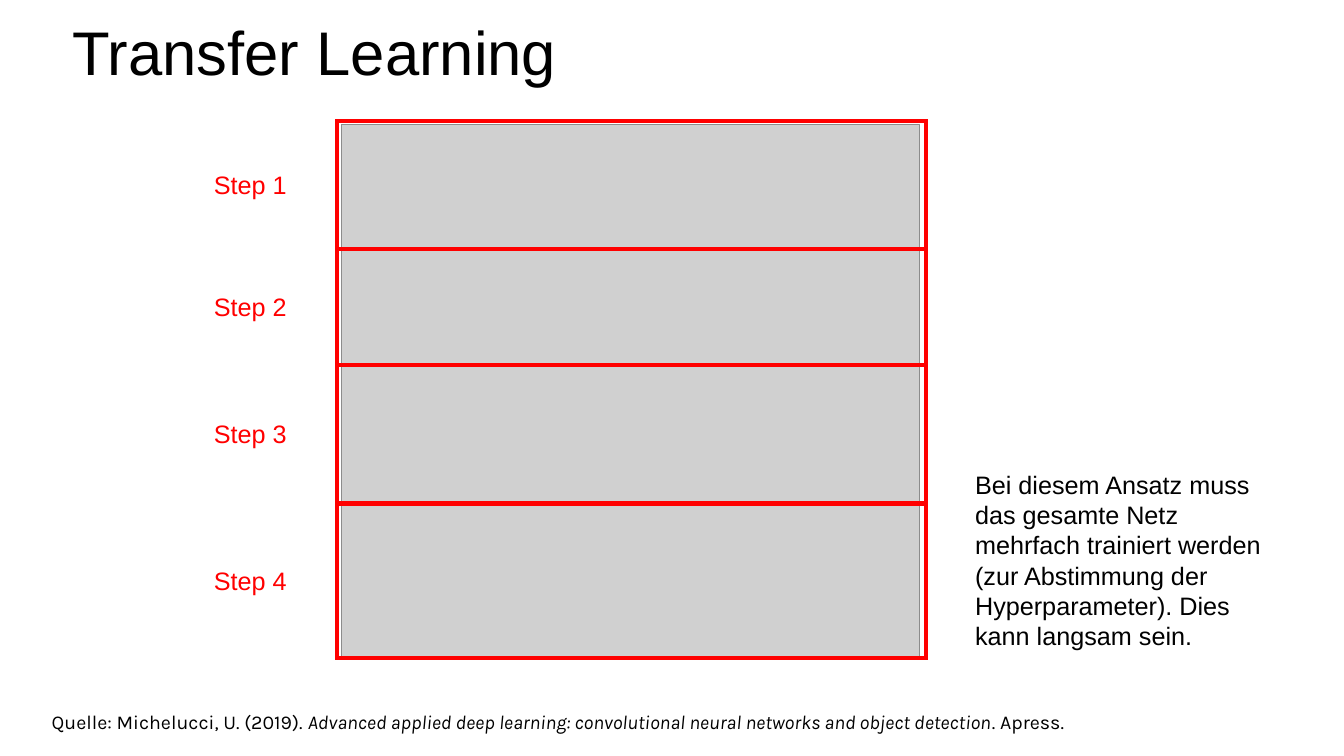
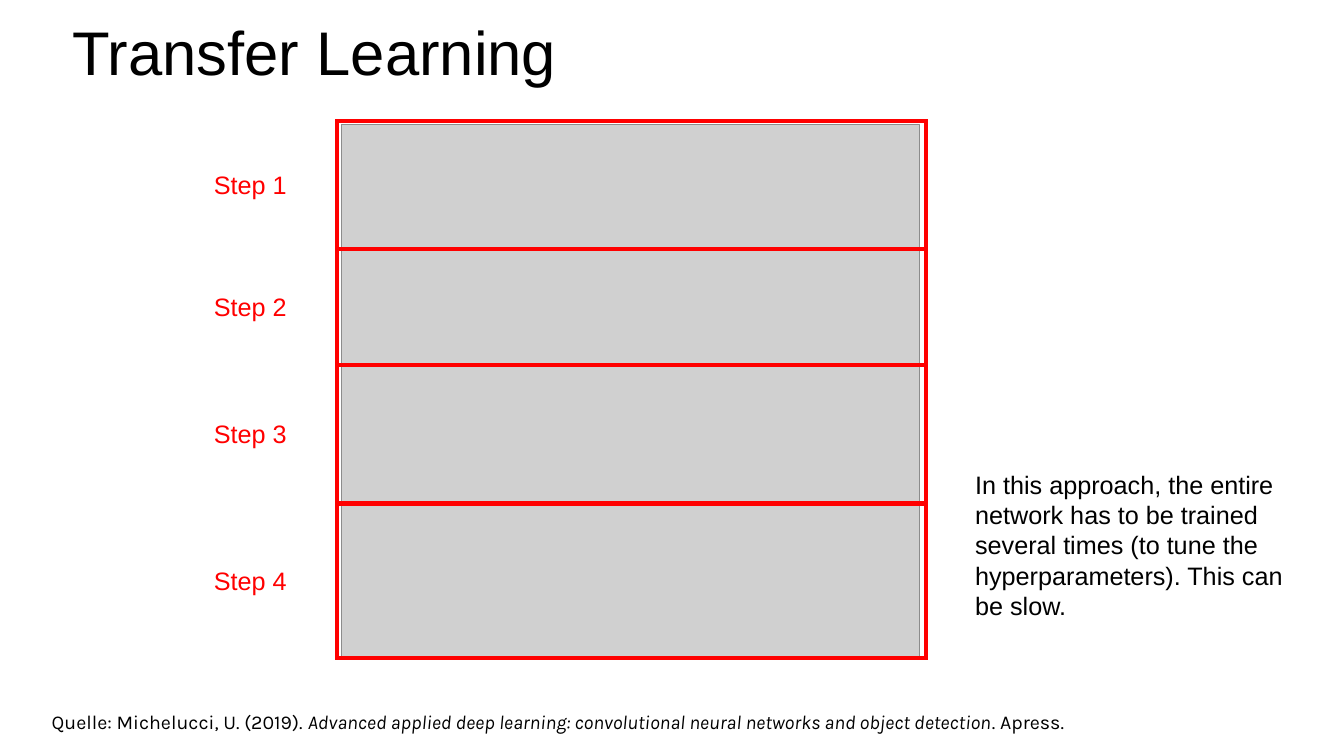
Before and after one commit to toelt-llc/MACHINE-LEARNING-SCHOOL-INAF, a slide deck: slide 3 of DAY4/01 - TRANSFER LEARNING/Transfer Learning Lecture.pptx. Drawn at 1344x756 pixels with LibreOffice and Linux fonts; fonts in the diff are those of the drawing; grey boxes stand for pictures. Boxes give left, top, right and bottom in pixels: in the first picture for what was removed or moved away, otherwise in the second. Text is boxed around its words. In the diff, an @@ line names an element or a change of style, - is before the commit and + after.

```diff
--- a/DAY4/01 - TRANSFER LEARNING/Transfer Learning Lecture.pptx
+++ b/DAY4/01 - TRANSFER LEARNING/Transfer Learning Lecture.pptx
@@ text at (975, 475, 1283, 616): text changed @@
-Bei diesem Ansatz muss das gesamte Netz mehrfach trainiert werden (zur Abstimmung der Hyperparameter). Dies kann langsam sein.
+In this approach, the entire network has to be trained several times (to tune the hyperparameters). This can be slow.
```
Also in this commit, not shown: 2 other slides changed, 23 other files.
